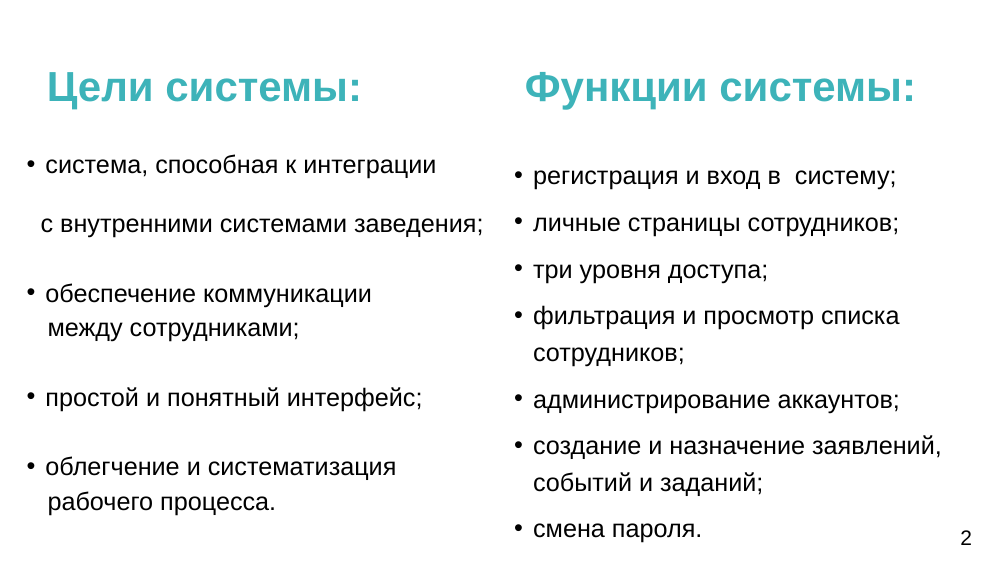
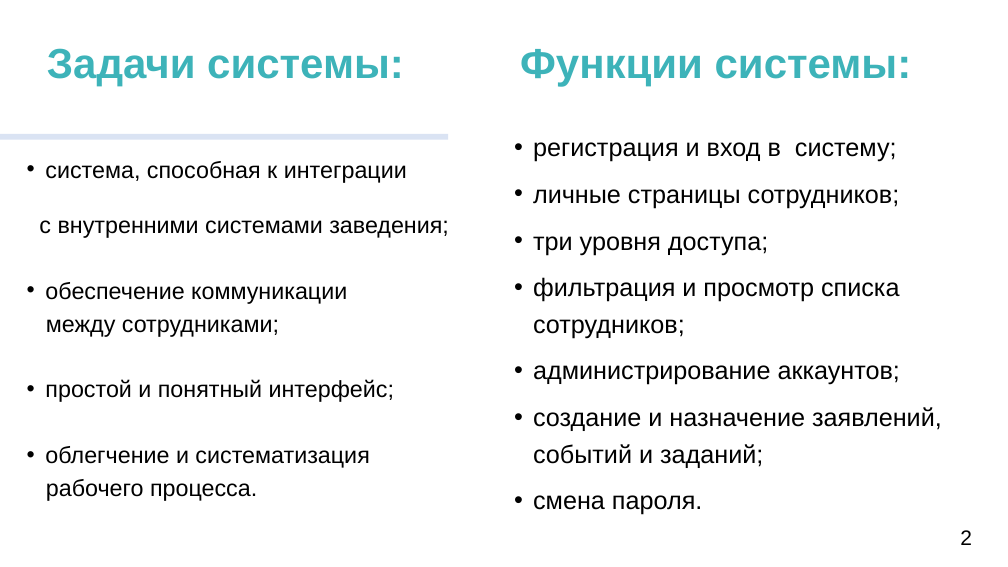
Before and after one commit to AusaSwart/Diploma_documentation, a slide deck: slide 2 of Disk/Презентация.pps. Drawn at 1008x567 pixels with LibreOffice and Linux fonts; fonts in the diff are those of the drawing. Boxes give left, top, right and bottom in pixels: in the first picture for what was removed or moved away, otherwise in the second. Text is boxed around its words. In the diff, an @@ line names an element or a change of style, - is before the commit and + after.

```diff
--- a/Disk/Презентация.pps
+++ b/Disk/Презентация.pps
@@ title at (47,48,912,86): text changed @@
-Цели системы: Функции системы:
+Задачи системы: Функции системы:
@@ rectangle added at (0,134,448,140), fill #DAE3F3 @@
@@ text "регистрация и вход в систему;": place and size @@
-text "регистрация и вход в систему;" at (533,170,942,543)
+text "регистрация и вход в систему;" at (533,142,942,515)
@@ text "система, способная к интеграции" at (39,161,449,501): size 24 to 22.2 pt @@
```
Also in this commit, not shown: 3 other slides changed, 3 slides added, 2 slides removed, 14 other files.
